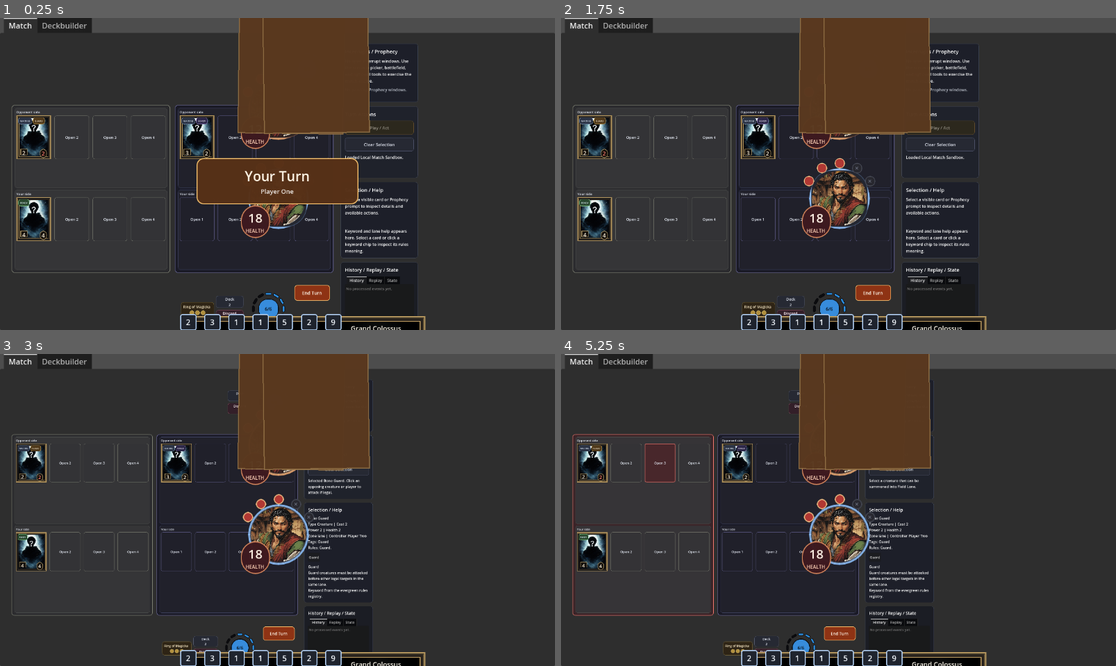
Above: before the commit, frames 1-4 (two rows, left to right).
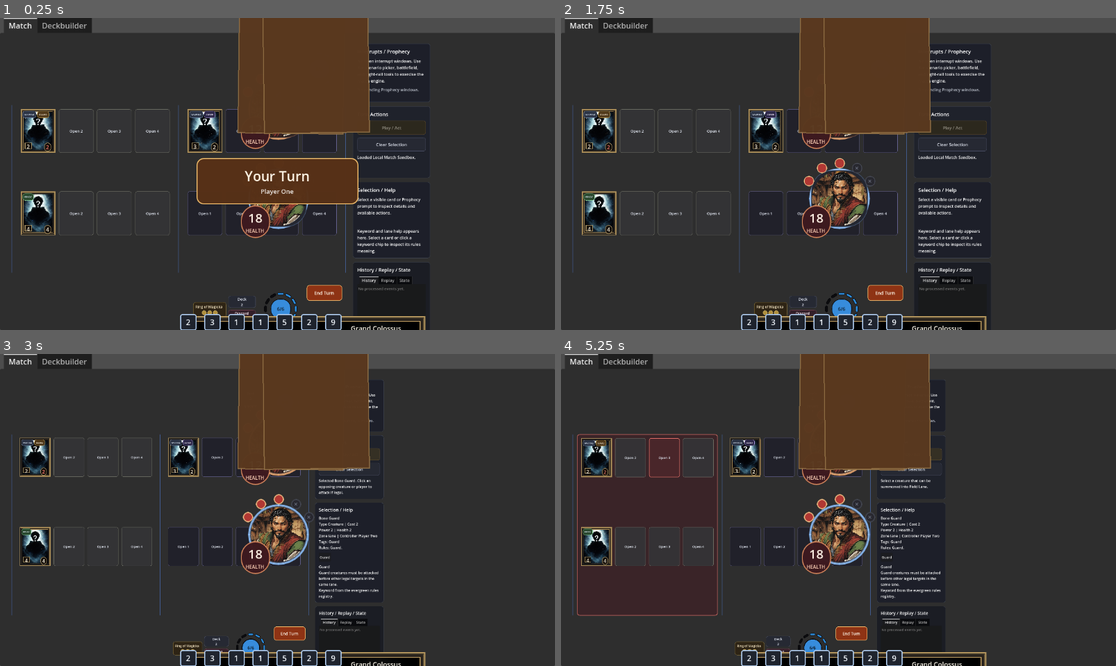
Above: after the commit, the same moments.

Repository: FlinnBurgess/elder-scrolls-legends
Game: Godot game, scene res://scenes/bootstrap/bootstrap.tscn
The game is run twice, just before and just after one commit, with the same random seed, the same clock (stepped at 60 frames per second) and the same inputs.
Inputs (mouse positions are in pixels of both pictures, inside the frame that each line leads up to; where the layout moved, square brackets give the same spot in the first picture):
- Up to frame 1 (0.25 s): no input
- Up to frame 2 (1.75 s): click "Deck 2" at 0.5 s; click "Discard 1" at 1.25 s
- Up to frame 3 (3 s): click (38, 466) [33, 472] at 2 s; click "Play / Act" at 2.75 s
- Up to frame 4 (5.25 s): click "Play / Act" at 3.5 s; click "Open 2" at 4.25 s; click "Open 3" at 5 s

The runs differ from the first frame. In frame 1, 6.2% of the frame differs, in the area x 2-78%, y 8-96%; in frame 2, 6.5%; in frame 3, 5.4%; in frame 4, 5.8%.

Commit message:
Remove lane labels, make lane panels transparent, add blue lane separators
Co-Authored-By: Claude Opus 4.6 <noreply@anthropic.com>

Diff:
--- a/src/ui/match_screen.gd
+++ b/src/ui/match_screen.gd
@@ -1147,7 +1147,10 @@
 	lanes_row.size_flags_stretch_ratio = 2.8
 	lanes_row.add_theme_constant_override("separation", 18)
 
-	for lane in _lane_entries():
+	var lane_list := _lane_entries()
+	for i in lane_list.size():
+		lanes_row.add_child(_build_lane_separator())
+		var lane = lane_list[i]
 		var lane_id := str(lane.get("id", ""))
 		var lane_panel := PanelContainer.new()
 		lane_panel.name = "%s_lane_panel" % lane_id
@@ -1155,7 +1158,7 @@
 		lane_panel.size_flags_horizontal = SIZE_EXPAND_FILL
 		lane_panel.size_flags_vertical = SIZE_EXPAND_FILL
 		lane_panel.size_flags_stretch_ratio = 1.0
-		_apply_panel_style(lane_panel, _lane_panel_fill(lane_id), _lane_panel_border(lane_id), 2, 12)
+		_apply_panel_style(lane_panel, Color(0, 0, 0, 0), Color(0, 0, 0, 0), 0, 0)
 		lane_panel.gui_input.connect(_on_lane_panel_gui_input.bind(lane_id))
 		lanes_row.add_child(lane_panel)
 		_lane_panels[lane_id] = lane_panel
@@ -1167,7 +1170,7 @@
 			row_panel.custom_minimum_size = Vector2(0, 144)
 			row_panel.size_flags_horizontal = SIZE_EXPAND_FILL
 			row_panel.size_flags_vertical = SIZE_EXPAND_FILL
-			_apply_panel_style(row_panel, _lane_row_fill(lane_id), _lane_row_border(lane_id), 1, 10)
+			_apply_panel_style(row_panel, Color(0, 0, 0, 0), Color(0, 0, 0, 0), 0, 0)
 			row_panel.gui_input.connect(_on_lane_row_gui_input.bind(lane_id, player_id))
 			lane_box.add_child(row_panel)
 			_lane_row_panels[_lane_row_key(lane_id, player_id)] = row_panel
@@ -1175,13 +1178,6 @@
 			# Let clicks on non-button children fall through to the row panel
 			row_panel.get_child(0).mouse_filter = Control.MOUSE_FILTER_IGNORE
 			row_box.mouse_filter = Control.MOUSE_FILTER_IGNORE
-			var row_label := Label.new()
-			row_label.text = "Opponent side" if player_id == PLAYER_ORDER[0] else "Your side"
-			row_label.add_theme_font_size_override("font_size", 13)
-			row_label.add_theme_color_override("font_color", Color(0.88, 0.9, 0.94, 1.0))
-			row_label.mouse_filter = Control.MOUSE_FILTER_IGNORE
-			row_box.add_child(row_label)
-
 			var row := HBoxContainer.new()
 			row.name = "%s_%s_lane_row" % [lane_id, player_id]
 			row.alignment = BoxContainer.ALIGNMENT_CENTER
@@ -1190,6 +1186,8 @@
 			row.mouse_filter = Control.MOUSE_FILTER_IGNORE
 			row_box.add_child(row)
 			_lane_row_containers[_lane_row_key(lane_id, player_id)] = row
+
+	lanes_row.add_child(_build_lane_separator())
 
 	var banner_overlay := MarginContainer.new()
 	banner_overlay.name = "TurnBannerOverlay"
@@ -1227,6 +1225,15 @@
 	_turn_banner_detail_label.add_theme_font_size_override("font_size", 13)
 	banner_column.add_child(_turn_banner_detail_label)
 	return lanes_row
+
+
+func _build_lane_separator() -> ColorRect:
+	var sep := ColorRect.new()
+	sep.color = Color(0.3, 0.45, 0.75, 0.8)
+	sep.custom_minimum_size = Vector2(2, 0)
+	sep.size_flags_vertical = SIZE_EXPAND_FILL
+	sep.mouse_filter = Control.MOUSE_FILTER_IGNORE
+	return sep
 
 
 func _build_read_only_text(tab_name: String) -> TextEdit:
@@ -1361,16 +1368,19 @@
 func _apply_lane_panel_style(panel: PanelContainer, lane_id: String) -> void:
 	if panel == null:
 		return
-	var fill := _lane_panel_fill(lane_id)
-	var border := _lane_panel_border(lane_id)
+	var fill := Color(0, 0, 0, 0)
+	var border := Color(0, 0, 0, 0)
+	var border_width := 0
 	var interaction_state := _lane_panel_interaction_state(lane_id)
 	if interaction_state == "valid":
-		fill = fill.lightened(0.05)
+		fill = _lane_panel_fill(lane_id).lightened(0.05)
 		border = Color(0.74, 0.94, 0.68, 1.0)
+		border_width = 2
 	elif interaction_state == "invalid":
-		fill = fill.lerp(Color(0.27, 0.12, 0.14, 0.98), 0.58)
+		fill = _lane_panel_fill(lane_id).lerp(Color(0.27, 0.12, 0.14, 0.98), 0.58)
 		border = Color(0.98, 0.48, 0.44, 1.0)
-	_apply_panel_style(panel, fill, border, 2, 12)
+		border_width = 2
+	_apply_panel_style(panel, fill, border, border_width, 12)
 
 
 func _apply_lane_header_style(button: Button, lane_id: String) -> void:
@@ -1391,19 +1401,19 @@
 func _apply_lane_row_panel_style(panel: PanelContainer, lane_id: String, player_id: String) -> void:
 	if panel == null:
 		return
-	var fill := _lane_row_fill(lane_id)
-	var border := _lane_row_border(lane_id)
+	var fill := Color(0, 0, 0, 0)
+	var border := Color(0, 0, 0, 0)
+	var border_width := 0
 	var interaction_state := _lane_row_interaction_state(lane_id, player_id)
-	if _should_dim_local_surface(player_id) and interaction_state == "default":
-		fill = fill.darkened(0.18)
-		border = border.darkened(0.14)
 	if interaction_state == "valid":
-		fill = fill.lightened(0.05)
+		fill = _lane_row_fill(lane_id).lightened(0.05)
 		border = Color(0.74, 0.94, 0.68, 1.0)
+		border_width = 2
 	elif interaction_state == "invalid":
-		fill = fill.lerp(Color(0.28, 0.12, 0.14, 0.98), 0.56)
+		fill = _lane_row_fill(lane_id).lerp(Color(0.28, 0.12, 0.14, 0.98), 0.56)
 		border = Color(0.98, 0.48, 0.44, 1.0)
-	_apply_panel_style(panel, fill, border, 2 if interaction_state != "default" else 1, 10)
+		border_width = 2
+	_apply_panel_style(panel, fill, border, border_width, 10)
 
 
 
--- a/tests/match_ui_runner.gd
+++ b/tests/match_ui_runner.gd
@@ -85,7 +85,6 @@
 	var field_player_row_panel := screen.find_child("field_player_1_lane_row_panel", true, false)
 	var field_player_row := screen.find_child("field_player_1_lane_row", true, false) as HBoxContainer
 	var actions_title := _find_label_with_text(screen, "Turn Actions")
-	var row_label := _find_first_label(field_player_row_panel)
 	return (
 		_assert(match_layout != null, "Expected a named match layout root.") and
 		_assert(match_layout is MarginContainer and match_content != null, "Expected the refreshed layout to use a padded margin shell.") and
@@ -111,9 +110,7 @@
 			_assert(utility_column.custom_minimum_size.x >= 300.0, "Utility rail should remain accessible while staying secondary to the board.") and
 				_assert(battlefield.custom_minimum_size.y >= 340.0, "Battlefield panel should still reserve primary board space after the fit rebalance.") and
 			_assert(field_lane_panel != null and shadow_lane_panel != null, "Expected named Field and Shadow lane panels.") and
-			_assert(_panel_background_brightness(shadow_lane_panel) < _panel_background_brightness(field_lane_panel), "Shadow lane should keep a darker ambient treatment than the Field lane.") and
 		_assert(actions_title != null and actions_title.get_theme_font_size("font_size") >= 20, "Action heading should use stronger typography.") and
-		_assert(row_label != null and row_label.get_theme_font_size("font_size") >= 13, "Lane row labels should stay readable after the compact battlefield rebalance.") and
 		_assert(play_button != null and play_button.get_theme_font_size("font_size") >= 17, "Primary action buttons should use larger type.") and
 		_assert(field_player_row != null and field_player_row.alignment == BoxContainer.ALIGNMENT_CENTER, "Lane rows should center their slot groups instead of bunching into a corner.") and
 		_assert(field_player_row != null and field_player_row.get_theme_constant("separation") >= 14, "Lane rows should use wider slot spacing.") and
